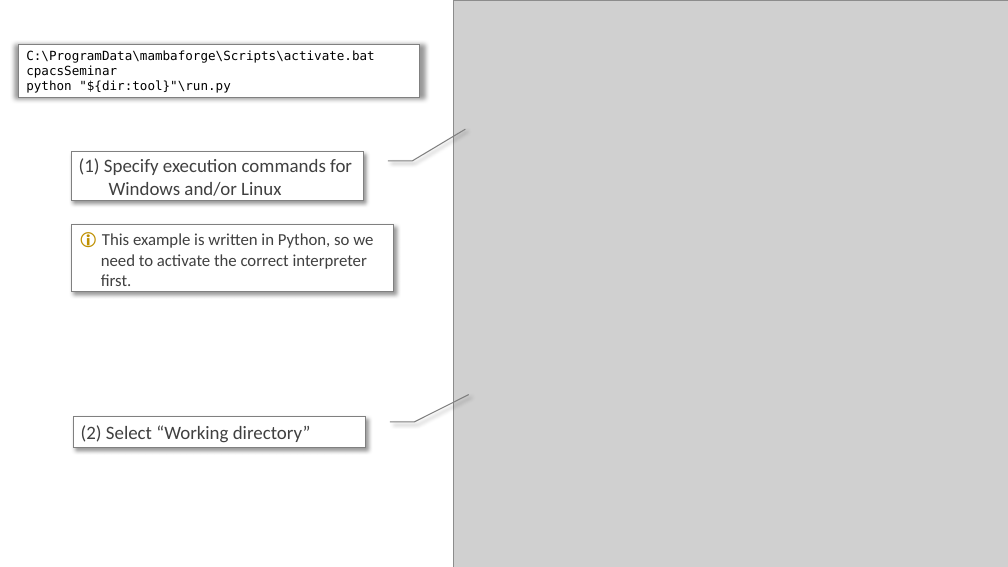
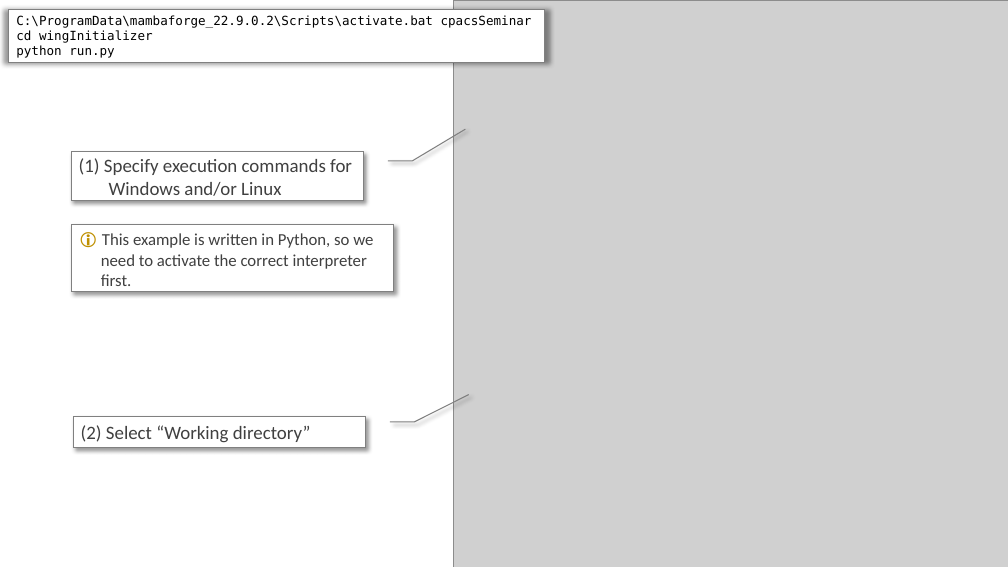
Before and after one commit to DLR-SL/CPACS_Seminar, a slide deck: slide 8 of ToolIntegration/dummyTools/wingInitializer/documentation/toolIntegrationSettings.pptx. Drawn at 1008x567 pixels with LibreOffice and Linux fonts; fonts in the diff are those of the drawing; grey boxes stand for pictures. Boxes give left, top, right and bottom in pixels: in the first picture for what was removed or moved away, otherwise in the second. Text is boxed around its words. In the diff, an @@ line names an element or a change of style, - is before the commit and + after.

```diff
--- a/ToolIntegration/dummyTools/wingInitializer/documentation/toolIntegrationSettings.pptx
+++ b/ToolIntegration/dummyTools/wingInitializer/documentation/toolIntegrationSettings.pptx
@@ rectangle "C:\ProgramData\mambaforge_22.9.0.2\Scripts\activate.bat cpac ...": place and size @@
-rectangle "C:\ProgramData\mambaforge_22.9.0.2\Scripts\activate.bat cpac ..." at [19, 45, 420, 98]
+rectangle "C:\ProgramData\mambaforge_22.9.0.2\Scripts\activate.bat cpac ..." at [9, 9, 544, 63]
@@ text in rectangle at [16, 15, 532, 58]: text changed @@
-C:\ProgramData\mambaforge\Scripts\activate.bat cpacsSeminar
-python "${dir:tool}"\run.py
+C:\ProgramData\mambaforge_22.9.0.2\Scripts\activate.bat cpacsSeminar
+cd wingInitializer
+python run.py
```
Also in this commit, not shown: 2 other slides changed, 6 slides removed, 3 other files.
